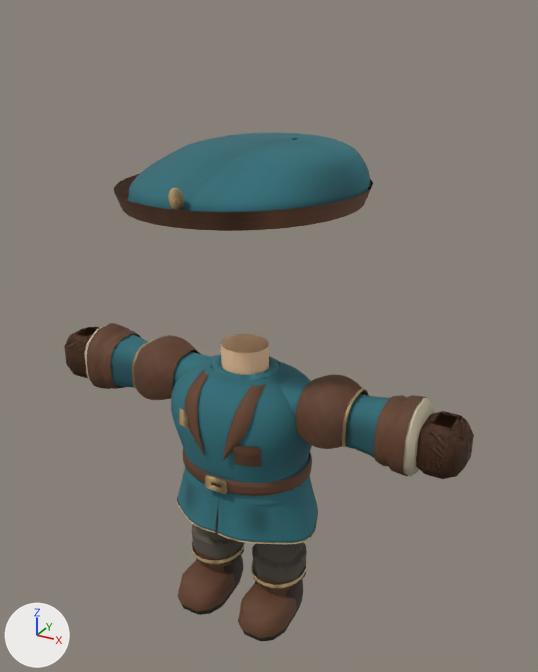
Before and after pictures for a commit that changed the glTF model src/assets/models/wardrobe/classes/traje_explorador_marea.glb.
Camera for both pictures: a 50 mm camera at (1.47, -2.46, 2.62) aimed at (0.09, 0.05, 1.37). Every picture has the same lights, and +X, +Y and +Z are marked at lower left. The first picture is the older version. Vertices at exactly the same position are counted once.

Names of what the first picture shows: 'medieval-leg-l', 'medieval-leg-r', 'medieval-sleeve-l', 'medieval-sleeve-r', 'medieval-tunic', 'suit-bracer-l', 'suit-bracer-r', 'suit-glove-left', 'suit-head', 'suit-trousers-l', 'suit-upperarm-l', 'suit-upperarm-r' and 4 more.
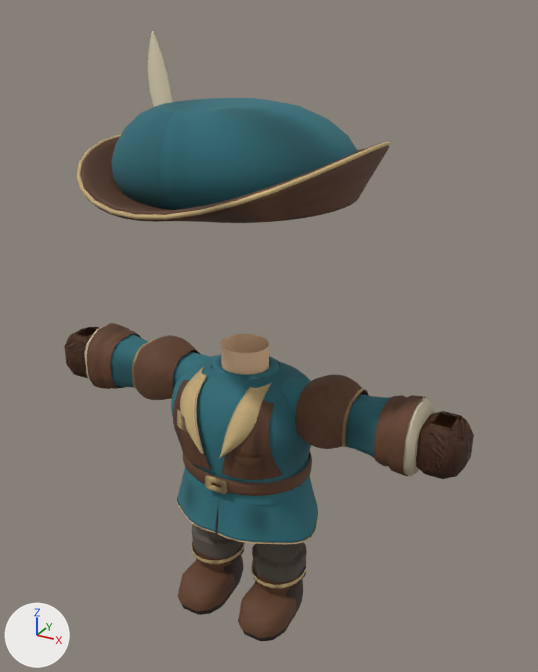
Changed parts and their boxes [x1, y1, x2, y2] in the pictures (538 x 672 px; the box of a moved part takes in the faces that stretch with it):
'suit-head', reshaped (21% wider, 95% taller): before [114, 133, 373, 231]; after [76, 31, 390, 223]
part 1 of me_medieval_tunic, moved or reshaped: before [232, 446, 261, 456]; after [235, 456, 262, 466]
part 2 of me_medieval_tunic, rebuilt (20% wider): before [223, 384, 266, 460]; after [219, 383, 271, 458]
part 3 of me_medieval_tunic, rebuilt (17% wider): before [185, 370, 208, 455]; after [180, 368, 207, 454]
part 4 of me_medieval_tunic, rebuilt (8% narrower): before [179, 407, 190, 430]; after [177, 409, 187, 432]
part 5 of me_medieval_tunic, added (brown): after [173, 380, 211, 470]
part 6 of me_medieval_tunic, added (brown): after [222, 400, 283, 480]
part 7 of me_medieval_tunic, added: after [237, 455, 264, 475]
part 8 of me_medieval_tunic, moved or reshaped: before [214, 398, 312, 483]; after [214, 398, 311, 483]
part 9 of me_suit_head, rebuilt: before [128, 133, 370, 212]; after [80, 137, 389, 223]
part 10 of me_suit_head, added (cyan): after [111, 98, 358, 210]
part 11 of me_suit_head, added (beige): after [148, 31, 174, 107]
part 12 of me_suit_head, added: after [76, 134, 390, 220]
part 13 of me_suit_head, deleted: before [168, 188, 184, 210]
part 14 of me_suit_head, deleted (brown): before [114, 174, 373, 231]

Patch to the scene script:
```diff
--- a/src/assets/models/wardrobe/classes/traje_explorador_marea.glb.py
+++ b/src/assets/models/wardrobe/classes/traje_explorador_marea.glb.py
@@ me_medieval_tunic @@
 # used by ob_medieval_tunic; location = (0.0, 0.0, 0.0)
-me_medieval_tunic.from_pydata(...)  # 2669 vertices, 4666 faces; spans x -0.35..0.35, y -0.275..0.269, z 0.485..1.335
+me_medieval_tunic.from_pydata(...)  # 2977 vertices, 5186 faces; spans x -0.35..0.35, y -0.295..0.269, z 0.485..1.335
+# me_medieval_tunic part 1: the loose piece of 45 vertices spanning x 0.09..0.205, y -0.268..-0.232, z 0.967..1.01 is multiplied about its middle by the matrix ((0.87, 0.0, 0.0), (0.051, 0.934, -0.121), (0.0, 0.0, 1.0)), then moved by (0.018, -0.012, -0.035)
+# me_medieval_tunic part 2: the loose piece of 124 vertices spanning x 0.045..0.161, y -0.275..-0.087, z 0.92..1.22 is rebuilt with 124 vertices and now spans x 0.04..0.184, y -0.295..-0.067, z 0.94..1.22, in mat_tunictrim
+# me_medieval_tunic part 3: the loose piece of 124 vertices spanning x -0.161..-0.045, y -0.275..-0.087, z 0.92..1.22 is rebuilt with 124 vertices and now spans x -0.184..-0.04, y -0.295..-0.067, z 0.94..1.22, in mat_tunictrim
+# me_medieval_tunic part 4: the loose piece of 72 vertices spanning x -0.195..-0.125, y -0.263..-0.219, z 1.008..1.082 is rebuilt with 72 vertices and now spans x -0.195..-0.125, y -0.282..-0.234, z 1.008..1.082
+# me_medieval_tunic part 5: a new loose piece of 154 vertices spanning x -0.255..-0.026, y -0.268..-0.132, z 0.84..1.203, in mat_leather
+# me_medieval_tunic part 6: a new loose piece of 154 vertices spanning x 0.026..0.255, y -0.268..-0.132, z 0.84..1.203, in mat_leather
+# me_medieval_tunic part 7: a new loose piece of 90 vertices spanning x 0.12..0.21, y -0.273..-0.213, z 0.875..0.975, in mat_leather
+# me_medieval_tunic part 8: 126 vertices moved from x 0.071..0.335, y -0.252..0.252, z 0.813..1.151 to x 0.07..0.334, y -0.252..0.252, z 0.813..1.151; 90 vertices removed from x 0.095..0.199, y -0.26..-0.212, z 0.91..1.01
+# other edits to the shape of me_medieval_tunic do not show in these pictures
 me_medieval_tunic.materials.append(mat_tunic)
@@ me_suit_head @@
 # used by ob_suit_head; location = (0.0, 0.0, 0.0)
-me_suit_head.from_pydata(...)  # 850 vertices, 1568 faces; spans x -0.499..0.499, y -0.473..0.473, z 1.925..2.18
+me_suit_head.from_pydata(...)  # 3422 vertices, 6832 faces; spans x -0.584..0.556, y -0.661..0.571, z 1.966..2.538
+# me_suit_head part 9: the loose piece of 544 vertices spanning x -0.448..0.485, y -0.424..0.441, z 1.95..2.18 is rebuilt with 1232 vertices and now spans x -0.554..0.555, y -0.65..0.562, z 1.966..2.195, in mat_leather
+# me_suit_head part 10: a new loose piece of 1364 vertices spanning x -0.46..0.464, y -0.531..0.453, z 1.97..2.324, in mat_tunic
+# me_suit_head part 11: a new loose piece of 404 vertices spanning x -0.584..-0.396, y 0.125..0.264, z 2.064..2.538, in mat_linen
+# me_suit_head part 12: a new loose piece of 192 vertices spanning x -0.556..0.556, y -0.661..0.571, z 2.018..2.2, in mat_tunictrim
+# me_suit_head part 13: the loose piece of 146 vertices spanning x -0.032..0.032, y -0.446..-0.428, z 1.995..2.075 is deleted
+# me_suit_head part 14
+# 160 vertices are removed from x -0.499..0.499, y -0.473..0.473, z 1.925..2.025
+# 256 faces are deleted
+# other edits to the shape of me_suit_head do not show in these pictures
 me_suit_head.materials.append(mat_tunic)
 me_suit_head.materials.append(mat_leather)
-me_suit_head.materials.append(mat_brass)
+me_suit_head.materials.append(mat_linen)
+me_suit_head.materials.append(mat_tunictrim)
```
